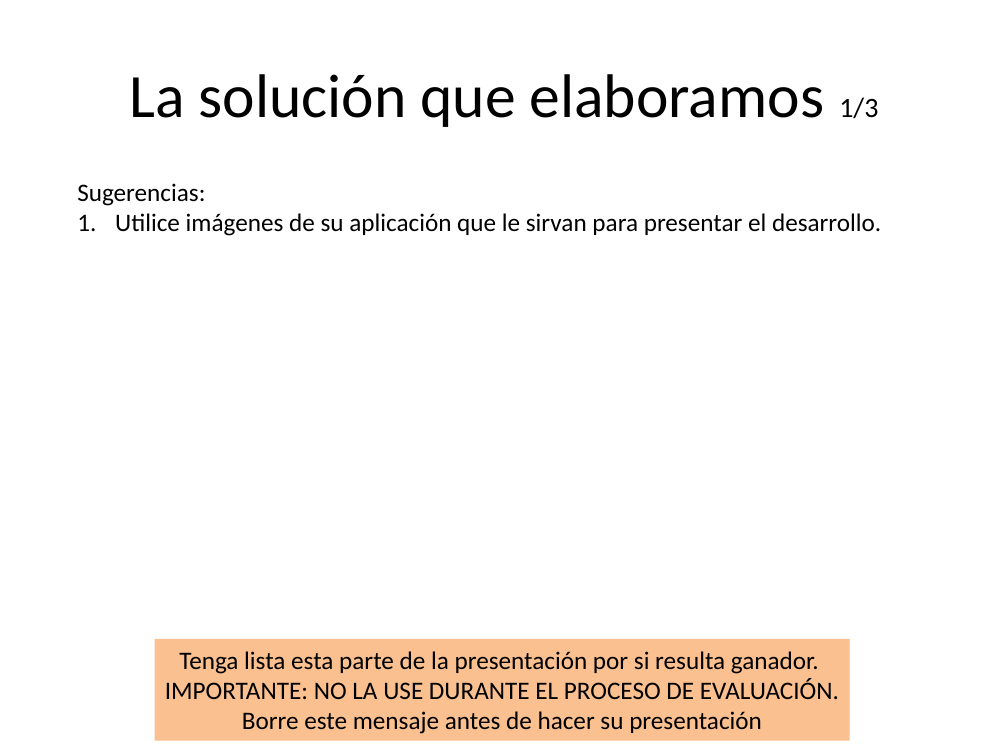
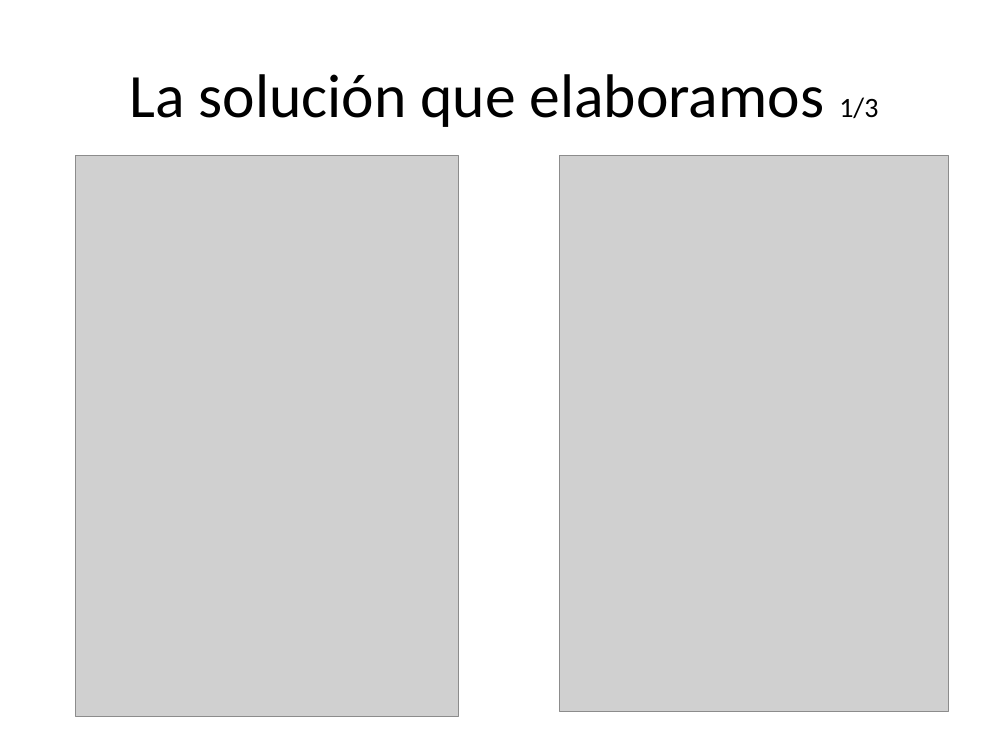
Before and after one commit to cristian4063/OfertaTrabajo, a slide deck: slide 5 of smartcities/themeforest-6705726-stroller-mobile-tablet-responsive-template/PresentacionOferta/OfertaEmpleo.pptx. Drawn at 1008x756 pixels with LibreOffice and Linux fonts; fonts in the diff are those of the drawing; grey boxes stand for pictures. Boxes give left, top, right and bottom in pixels: in the first picture for what was removed or moved away, otherwise in the second. Text is boxed around its words. In the diff, an @@ line names an element or a change of style, - is before the commit and + after.

```diff
--- a/smartcities/themeforest-6705726-stroller-mobile-tablet-responsive-template/PresentacionOferta/OfertaEmpleo.pptx
+++ b/smartcities/themeforest-6705726-stroller-mobile-tablet-responsive-template/PresentacionOferta/OfertaEmpleo.pptx
@@ picture added at <box>76,156,459,717</box> @@
@@ picture added at <box>559,156,949,712</box> @@
@@ text removed at <box>77,183,881,236</box> @@
-Sugerencias:
-1. Utilice imágenes de su aplicación que le sirvan para presentar el desarrollo.
@@ rectangle removed at <box>155,639,850,741</box> @@
-Tenga lista esta parte de la presentación por si resulta ganador.
-IMPORTANTE: NO LA USE DURANTE EL PROCESO DE EVALUACIÓN.
-Borre este mensaje antes de hacer su presentación
```
Also in this commit, not shown: 2 other slides changed, 2 slides added, 2 slides removed.
